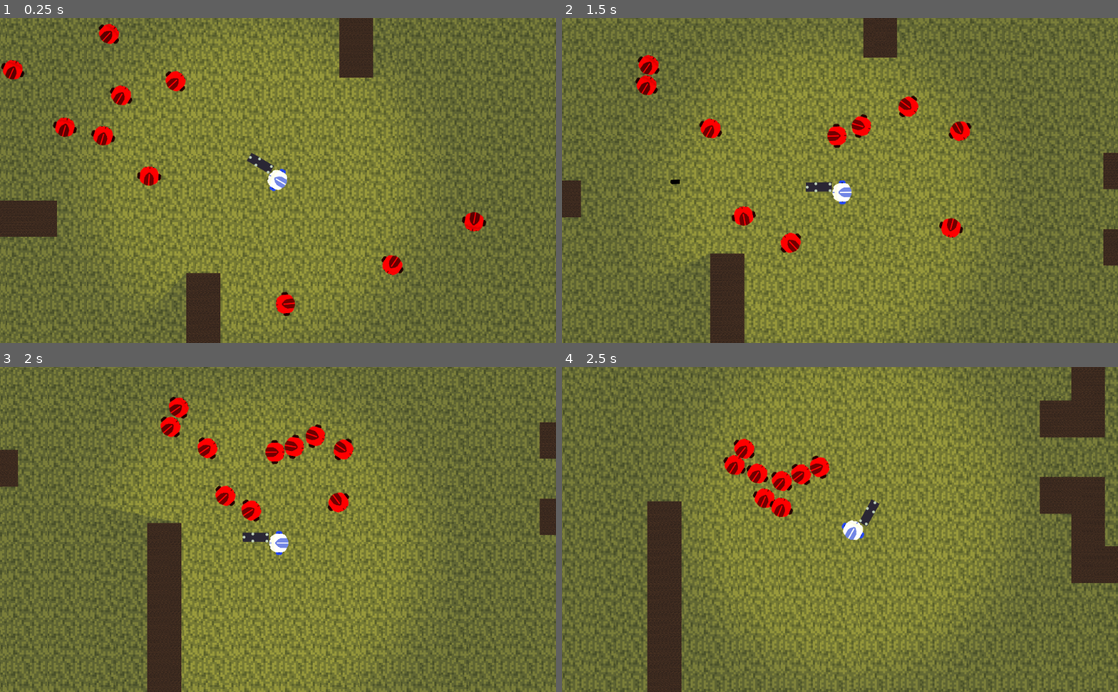
Above: before the commit, frames 1-4 (two rows, left to right).
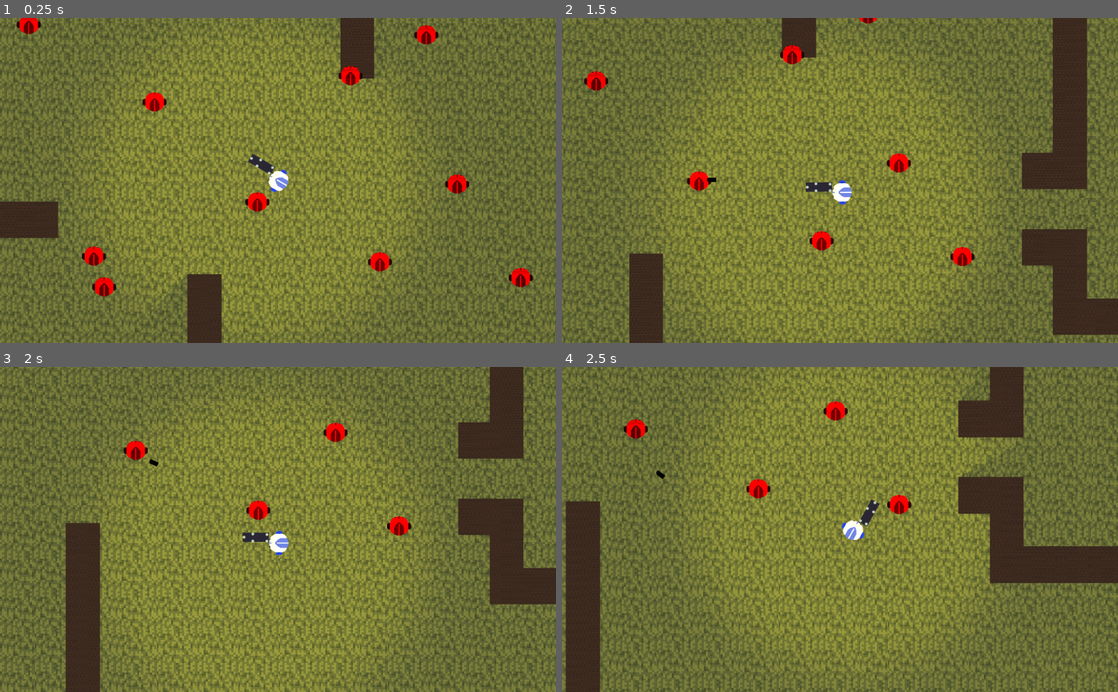
Above: after the commit, the same moments.

Repository: mikolajlubiak/hotroyal
Game: Godot game, scene res://Main.tscn
Same seed, same stepped clock (60 frames per second), same inputs: the game is played once before the commit and once after it.
Inputs (mouse positions are in pixels of both pictures, inside the frame that each line leads up to):
- Up to frame 1 (0.25 s): no input
- Up to frame 2 (1.5 s): move the mouse to (962, 164) at 0.52 s; hold D (ui_right) 0.53-1.28 s; click (962, 164) at 0.6 s; move the mouse to (728, 196) at 1.27 s; hold S (ui_down) from 1.28 s (still down); click (728, 196) at 1.35 s
- Up to frame 3 (2 s): keep holding S (ui_down)
- Up to frame 4 (2.5 s): move the mouse to (895, 458) at 2.02 s; release S (ui_down) at 2.03 s; hold D (ui_right) from 2.03 s (still down); click (895, 458) at 2.1 s

The runs differ from the first frame. In frame 1, 25% of the frame differs, in the area x 0-100%, y 0-100%; in frame 2, 29%; in frame 3, 31%; in frame 4, 30%.
Error before the commit: Invalid get index 'position' (on base: 'null instance'). (res://Enemy.gd:10)
Error after the commit: Parse Error: "extends" can only be present once per script. (res://Enemy.gd:2)

Commit message:
chyba naprawilem

Diff:
--- a/Enemy.gd
+++ b/Enemy.gd
@@ -1,4 +1,5 @@
 extends KinematicBody2D
+extends Node
 
 var motion = Vector2()
 
@@ -14,21 +15,18 @@
 func spawn():
 	var rand = RandomNumberGenerator.new()
 	var enemyscene = load("res://Enemy.tscn")
+	var screen_size = get_viewport().get_visible_rect().size
+	var enemy = enemyscene.instance()
 
-	var screen_size = get_viewport().get_visible_rect().size
+spawn()
 
-	var enemy = enemyscene.instance()
+func _on_Area2D_body_entered(body):
+	if "Bullet" in body.name:
+	queue_free()
 	rand.randomize()
 	var x = rand.randf_range(0, screen_size.x)
-
 	rand.randomize()
 	var y = rand.randf_range(0, screen_size.y)
 	enemy.position.y = y
 	enemy.position.x = x
 	add_child(enemy)
-
-
-func _on_Area2D_body_entered(body):
-	if "Bullet" in body.name:
-		spawn()
-		queue_free()
